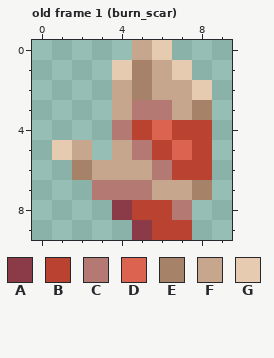
Pixel-art file: art/sprites/ui/injury_icons_10x10.aseprite. That is the earlier state.
10x10 pixels, 3 frames. Colours within 5 levels of each other are drawn and written as one. Shown: old frame 1 (burn_scar). The commit also changed other frames, which this record leaves out.
Palette (. is transparent): A #8b3b48  B #b94231  C #b47972  D #dc634f  E #a58268  F #c6a68c  G #e7cbb1
Pixels before, old frame 1 (burn_scar), first column x 1:
 0 ....FG..
 1 ...GEFG.
 2 ...FEFFG
 3 ...FCCFE
 4 ...CBDBB
 5 GF.FCBDB
 6 .EFFFCBB
 7 ..CCCFFE
 8 ...ABBC.
 9 ....ABB.
New version:
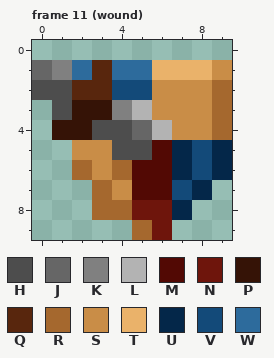
Colours new in this view: H #4d4d4d  J #666666  K #808080  L #b3b3b3  M #520904  N #6e150c  P #351306  Q #58260d  R #a5682e  S #c98d47  T #eab26a  U #042749  V #134a79  W #2d6b9c
A new or re-ordered frame is compared with the old frame closest to it.
Diff:
frames 3 -> 17
Changed rows in their new state; - is an unchanged pixel.
Frame 11 (wound) is new; against old frame 1 (burn_scar):
first column x 0:
 0 -----..---
 1 JKWQWWTTTS
 2 HHQQVVSSSR
 3 -HPPKLSSSR
 4 -PPHHJLSSR
 5 -.SSHHMUVU
 6 --RSRMMUVU
 7 ---RSMMVU-
 8 ---RRNNU--
 9 -----RN.--
Pixel boxes of the changes (left, top, right, bottom) in both pictures:
changed: (32, 40, 232, 240)
